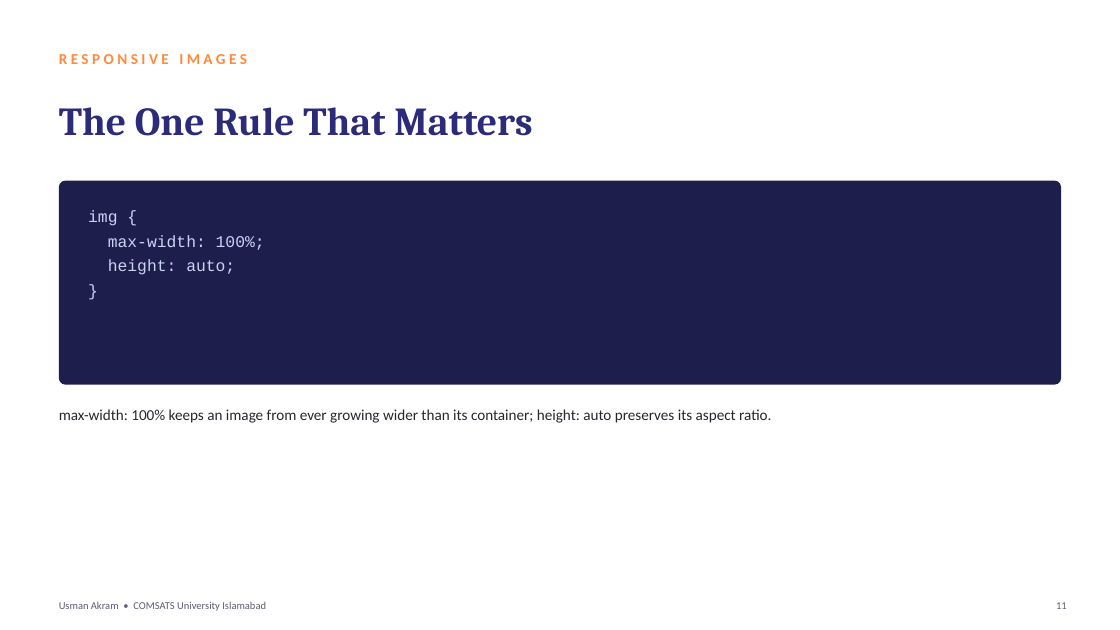
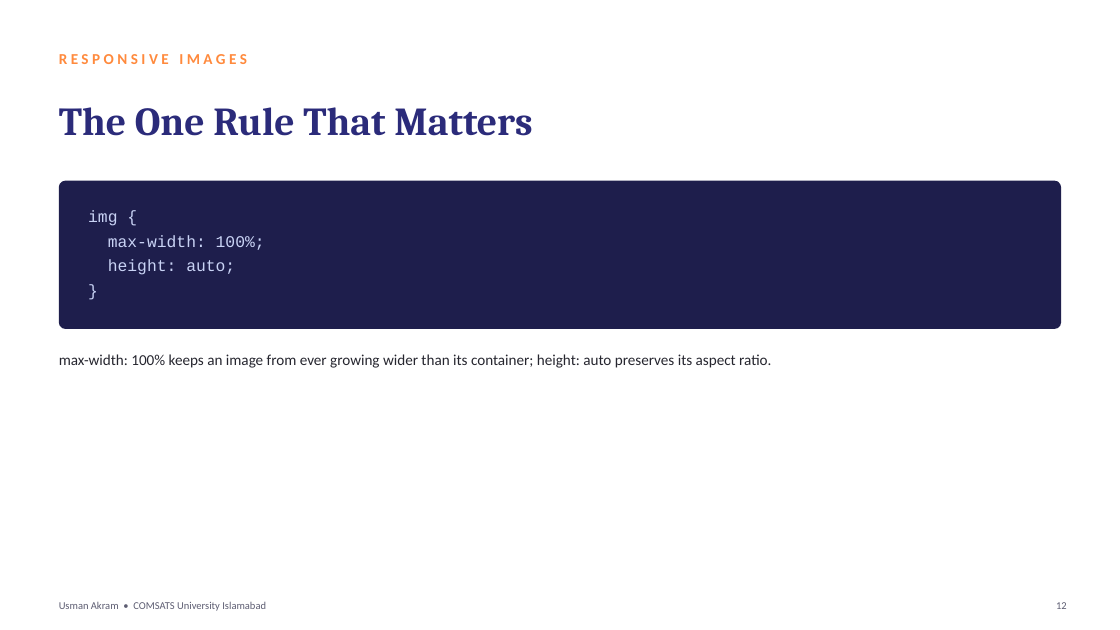
Before and after one commit to mua22/mern-web-book, a slide deck: slide 12 of slides/CSC336-Lecture-10-Responsive-Design-and-Frameworks.pptx (slide 11 before the commit). Drawn at 1120x630 pixels with LibreOffice and Linux fonts; fonts in the diff are those of the drawing. Boxes give left, top, right and bottom in pixels: in the first picture for what was removed or moved away, otherwise in the second. Text is boxed around its words. In the diff, an @@ line names an element or a change of style, - is before the commit and + after.

```diff
--- a/slides/CSC336-Lecture-10-Responsive-Design-and-Frameworks.pptx
+++ b/slides/CSC336-Lecture-10-Responsive-Design-and-Frameworks.pptx
@@ rounded rectangle: place and size @@
-rounded rectangle at (59, 181, 1061, 385)
+rounded rectangle at (59, 181, 1061, 329)
@@ rounded rectangle at (59, 181, 1061, 329): proportions changed @@
@@ text "max-width: 100% keeps an image ...": place and size @@
-text "max-width: 100% keeps an image ..." at (59, 409, 771, 423)
+text "max-width: 100% keeps an image ..." at (59, 354, 771, 368)
```
Also in this commit, not shown: 21 other slides changed, 2 slides added, 2 other files.
